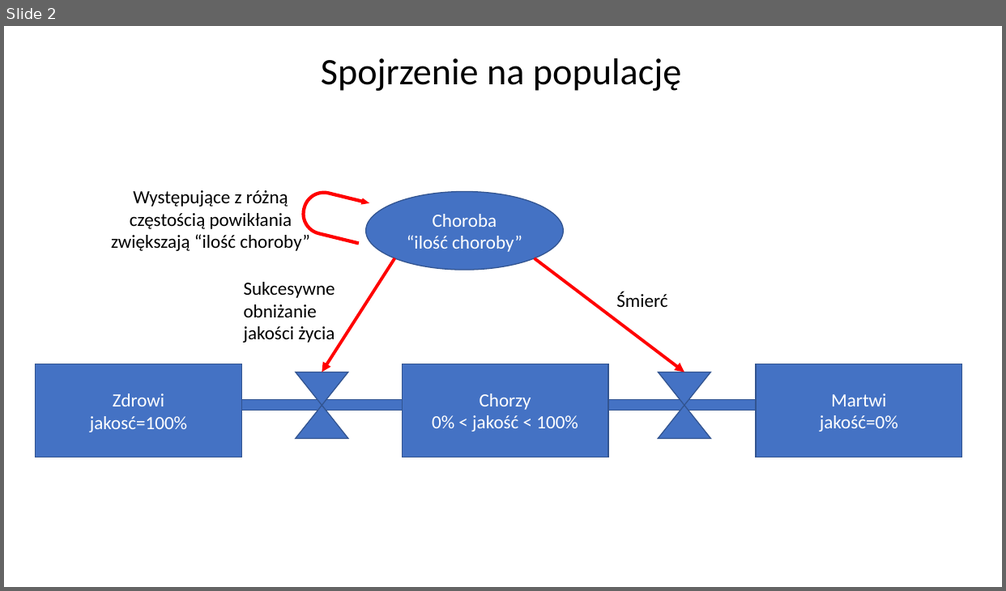
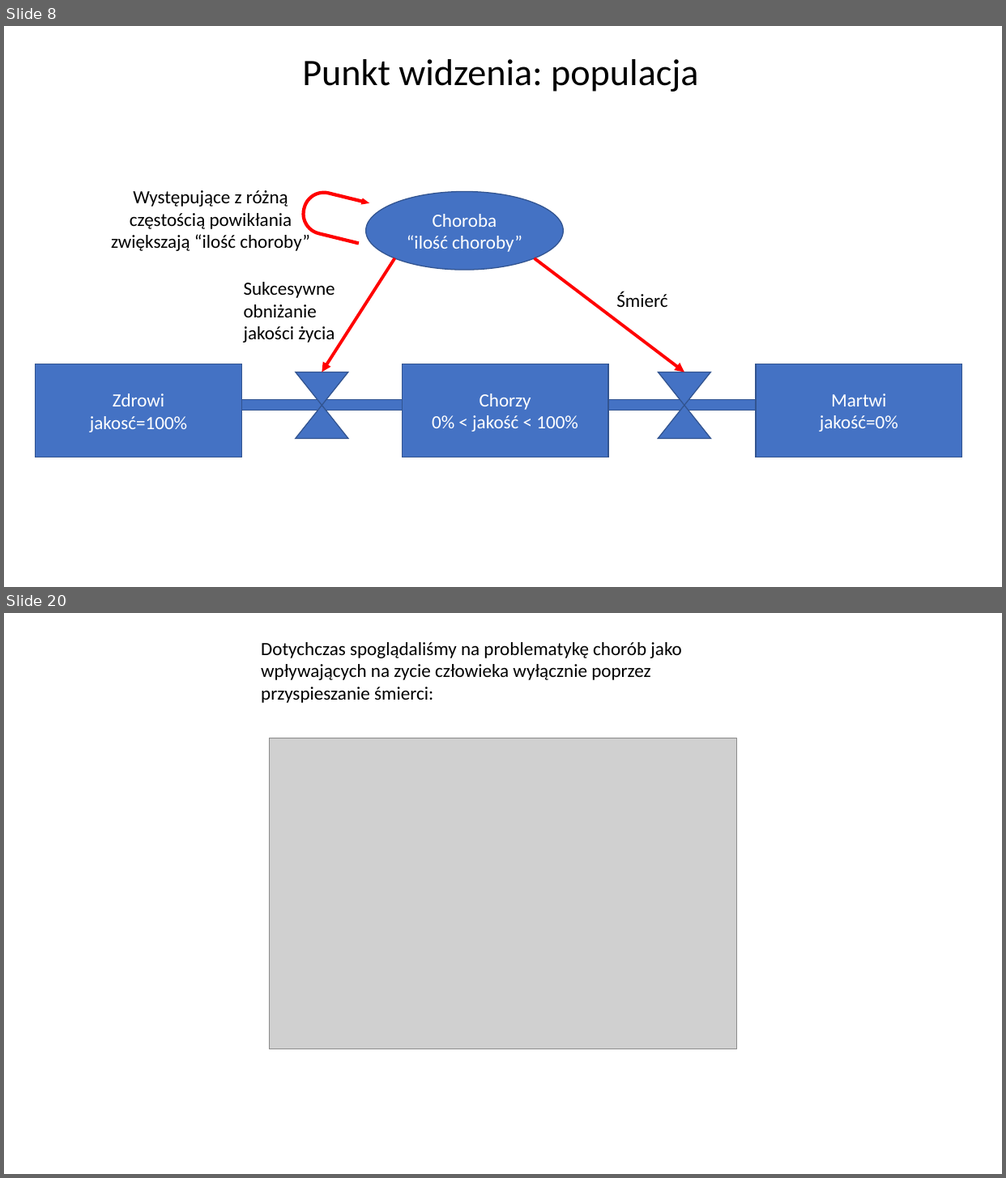
Before and after one commit to Jblew/medical-data-science, a slide deck: QALY i DALY ćwiczenia PL/QALY i DALY ćwiczenia PL diagramy.pptx. Shown one above the other, each under a label of ours: slide 2 before the commit, slides 8 and 20 after it; the slides between them are not shown. The pictures are 1006x591 and 1006x1178 pixels, drawn with LibreOffice and Linux fonts; fonts in the diff are those of the drawing; grey boxes stand for pictures. Boxes give left, top, right and bottom in pixels: in the first picture for what was removed or moved away, otherwise in the second. Text is boxed around its words. In the diff, an @@ line names an element or a change of style, - is before the commit and + after.

```diff
--- a/QALY i DALY ćwiczenia PL/QALY i DALY ćwiczenia PL diagramy.pptx
+++ b/QALY i DALY ćwiczenia PL/QALY i DALY ćwiczenia PL diagramy.pptx
@@ slide 20 added at (4, 613, 1002, 1174), background #FFFFFF @@
@@ text added at (261, 642, 681, 703), 18 pt, text #000000 @@
+Dotychczas spoglądaliśmy na problematykę chorób jako wpływających na zycie człowieka wyłącznie poprzez przyspieszanie śmierci:
@@ picture added at (269, 738, 737, 1050) @@
@@ what was slide 2 is now slide 8 @@
@@ slide 8 changed as well @@
@@ text at (302, 59, 698, 92): text changed @@
-Spojrzenie na populację
+Punkt widzenia: populacja
```
Also in this commit, not shown: 3 other slides changed, 41 other slides added, 2 other files.
